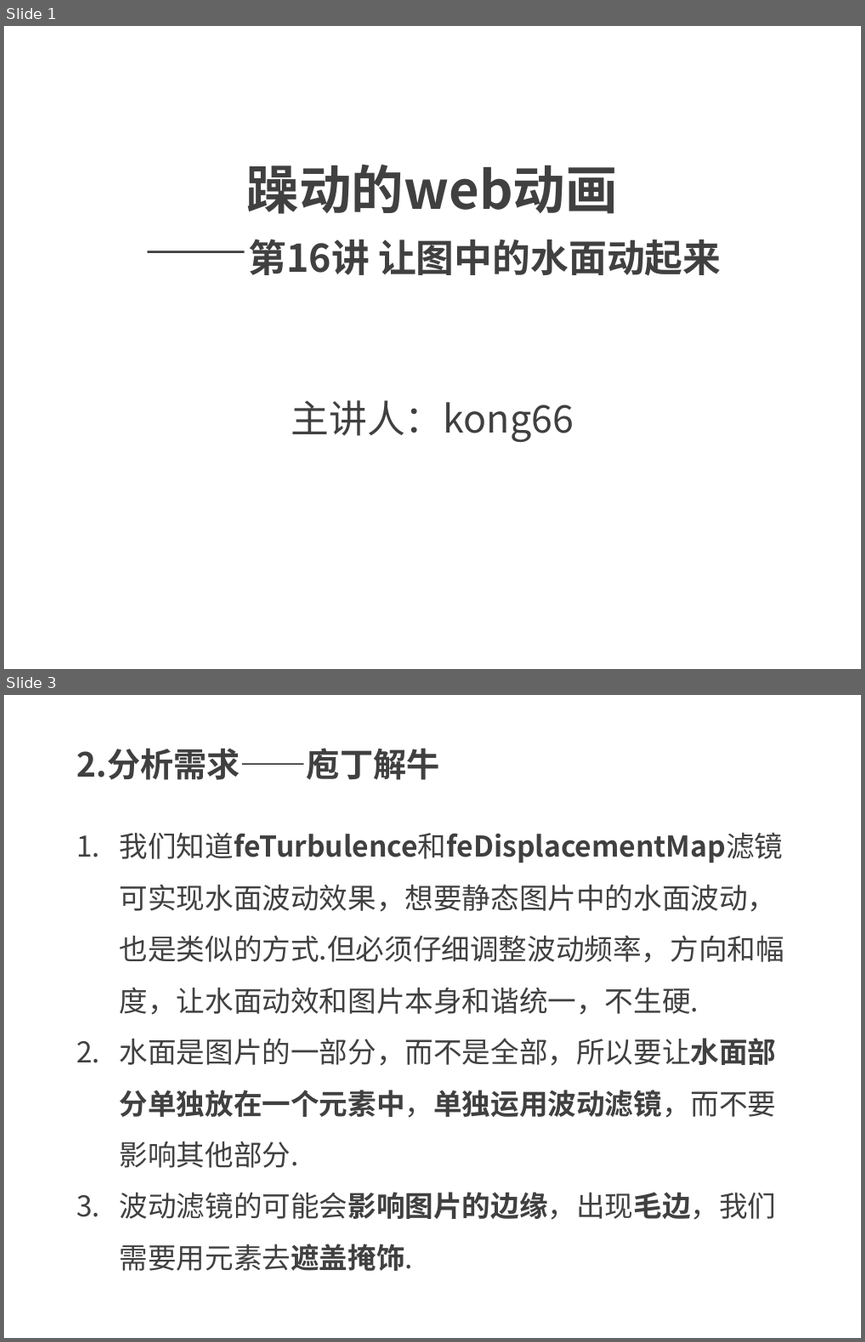
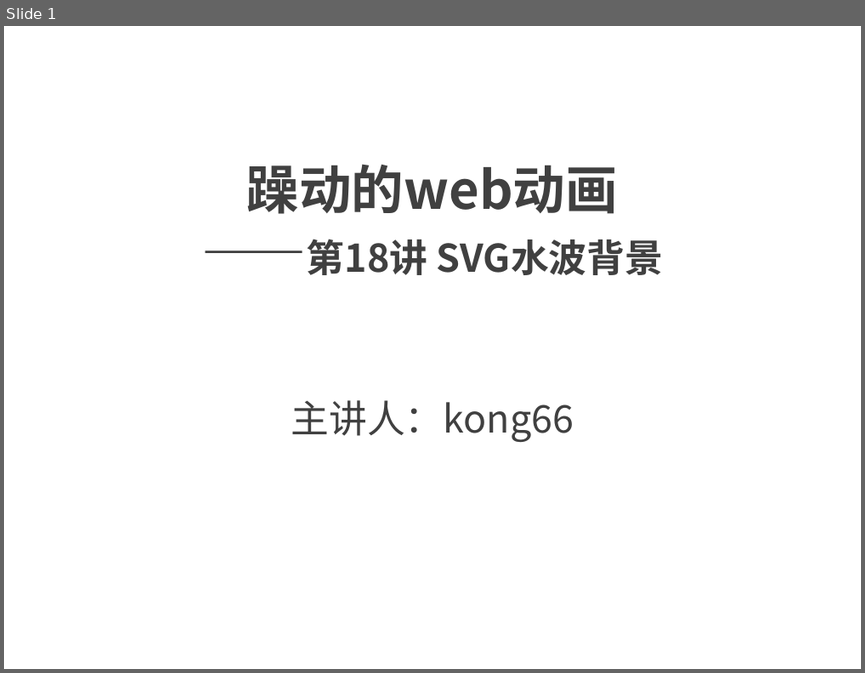
Before and after one commit to kong66/webAni, a slide deck: 18-svg-filter-water-wave/18.pptx. Shown one above the other, each under a label of ours: slides 1 and 3 before the commit, slide 1 after it; the slides between them are not shown. The pictures are 865x1342 and 865x673 pixels, drawn with LibreOffice and Linux fonts; fonts in the diff are those of the drawing. Boxes give left, top, right and bottom in pixels: in the first picture for what was removed or moved away, otherwise in the second. Text is boxed around its words. In the diff, an @@ line names an element or a change of style, - is before the commit and + after.

```diff
--- a/18-svg-filter-water-wave/18.pptx
+++ b/18-svg-filter-water-wave/18.pptx
@@ slide 3 removed at (4, 695, 861, 1338), background #FFFFFF @@
@@ text removed at (76, 748, 439, 780) @@
-2.分析需求——庖丁解牛
@@ text removed at (120, 832, 784, 1270) @@
-1. 我们知道feTurbulence和feDisplacementMap滤镜可实现水面波动效果，想要静态图片中的水面波动，也是类似的方式.但必须仔细调整波动频率，方向和幅度，让水面动效和图片本身和谐统一，不生硬.
-2. 水面是图片的一部分，而不是全部，所以要让水面部分单独放在一个元素中，单独运用波动滤镜，而不要影响其他部分.
-3. 波动滤镜的可能会影响图片的边缘，出现毛边，我们需要用元素去遮盖掩饰.
@@ slide 1 changed as well @@
@@ title at (247, 164, 664, 275): text changed @@
-躁动的web动画
-——第16讲 让图中的水面动起来
+躁动的web动画
+——第18讲 SVG水波背景
```
Also in this commit, not shown: 2 other slides changed, 19 slides added, 10 other slides removed, 7 other files.
